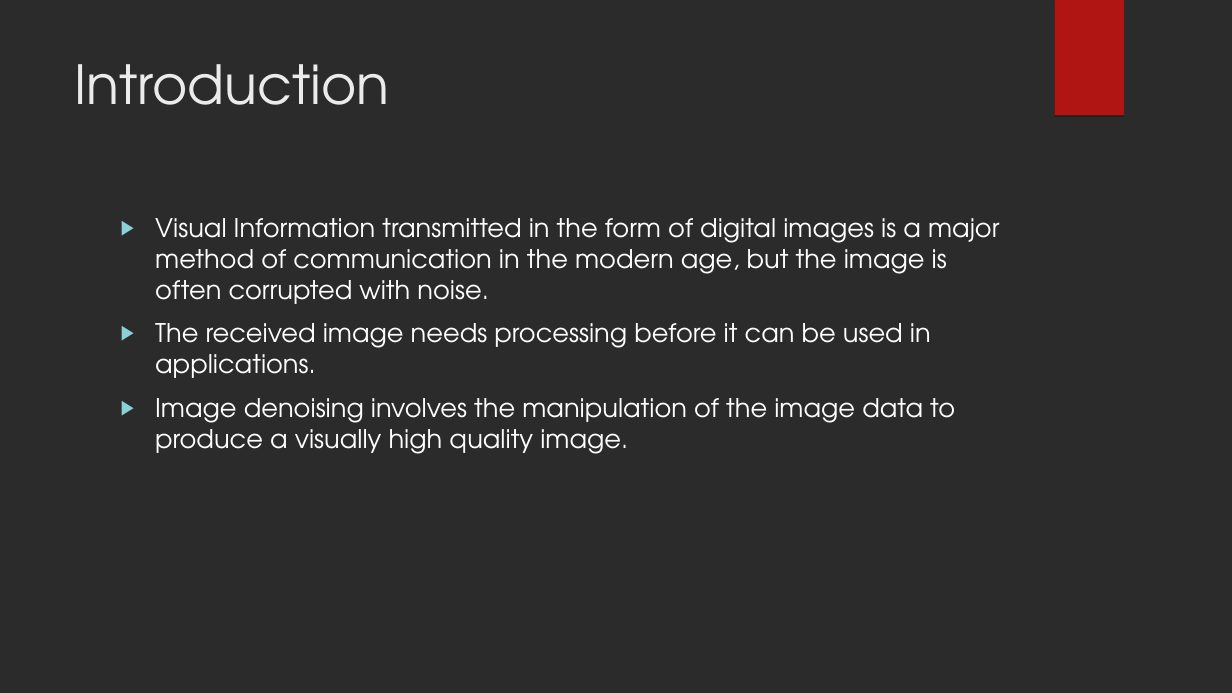
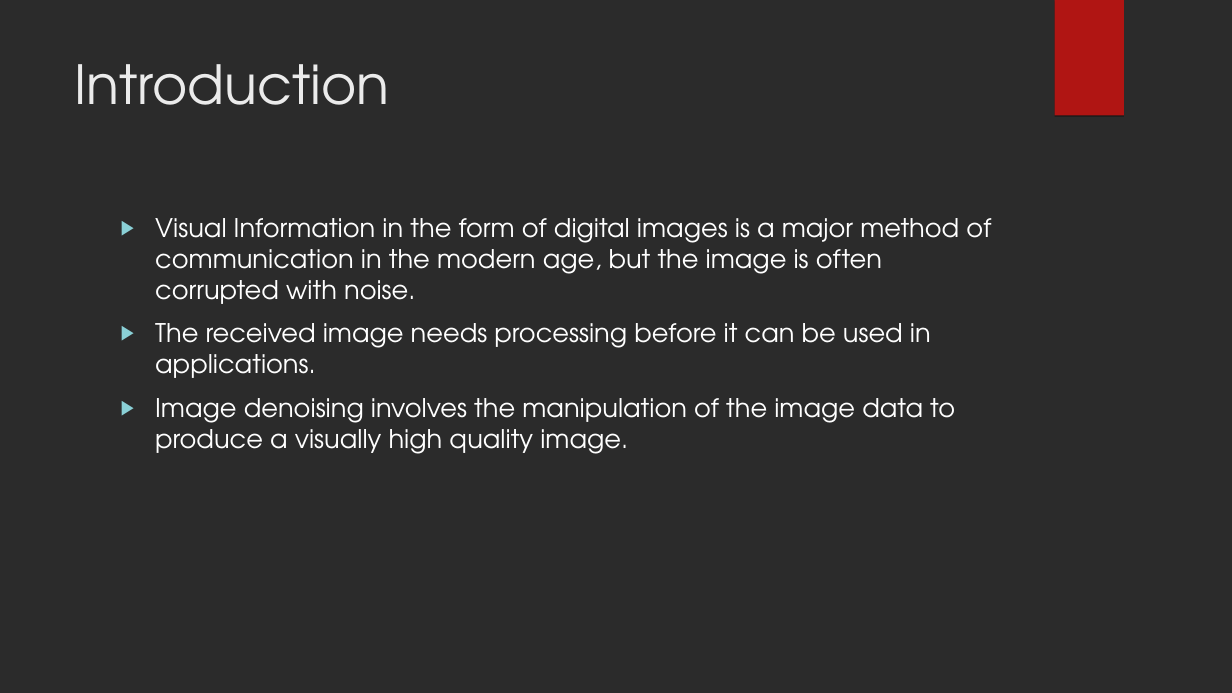
Before and after one commit to nivekranjith/Clarity, a slide deck: slide 2 of Image Processing [Week 2] - ppt format.ppt. Drawn at 1232x693 pixels with LibreOffice and Linux fonts; fonts in the diff are those of the drawing; background and template pictures are left out; a plain dark background stands for a picture behind light text. Boxes give left, top, right and bottom in pixels: in the first picture for what was removed or moved away, otherwise in the second. Text is boxed around its words. In the diff, an @@ line names an element or a change of style, - is before the commit and + after.

```diff
--- a/Image Processing [Week 2] - ppt format.ppt
+++ b/Image Processing [Week 2] - ppt format.ppt
@@ text at bbox=[155, 218, 991, 304]: text changed @@
-▶ Visual Information transmitted in the form of digital images is a major method of communication in the modern age, but the image is often corrupted with noise.
+▶ Visual Information in the form of digital images is a major method of communication in the modern age, but the image is often corrupted with noise.
```
Also in this commit, not shown: 4 other files.
